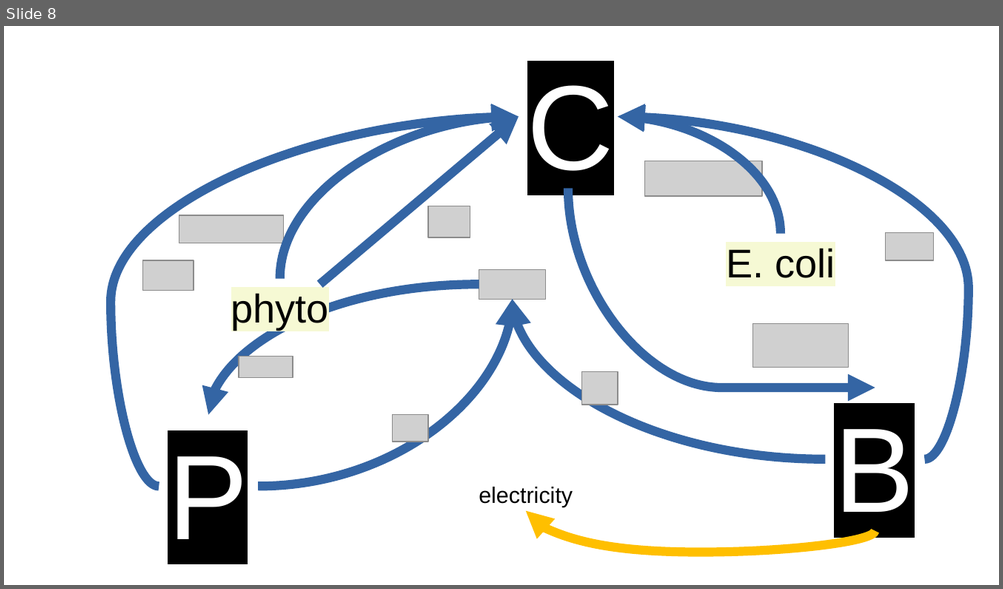
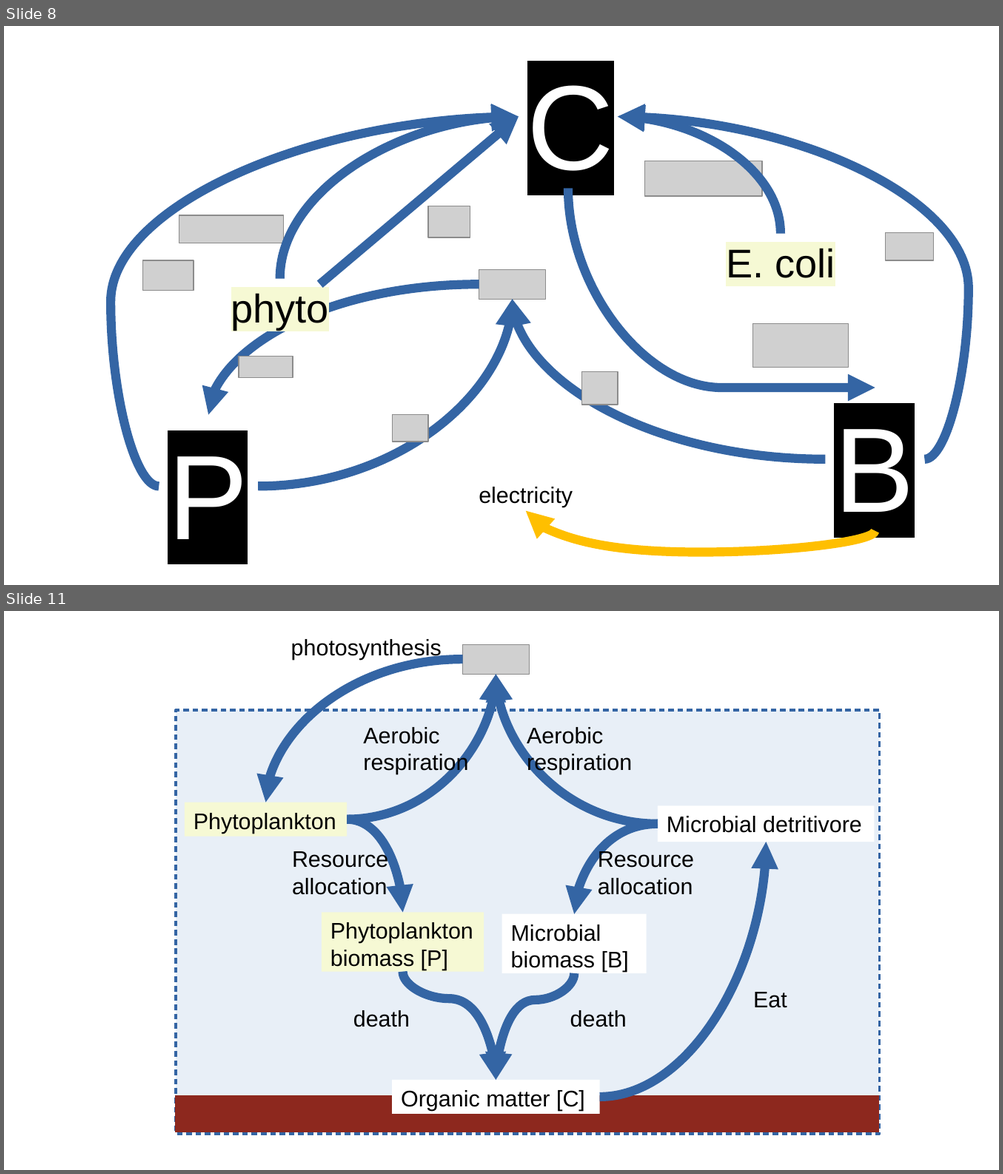
Before and after one commit to ph-u/PhyBac_C-Capture, a slide deck: sandbox/diagrams.odp. Shown one above the other, each under a label of ours: slide 8 before the commit, slides 8 and 11 after it; the slides between them are not shown. The pictures are 1003x589 and 1003x1174 pixels, drawn with LibreOffice and Linux fonts; fonts in the diff are those of the drawing; grey boxes stand for pictures. Boxes give left, top, right and bottom in pixels: in the first picture for what was removed or moved away, otherwise in the second. Text is boxed around its words. In the diff, an @@ line names an element or a change of style, - is before the commit and + after.

```diff
--- a/sandbox/diagrams.odp
+++ b/sandbox/diagrams.odp
@@ slide 11 added at <box>4,611,999,1170</box>, background #FFFFFF @@
@@ text added at <box>291,639,441,660</box>, 18 pt, text #000000 @@
+photosynthesis
@@ picture added at <box>463,644,529,674</box> @@
@@ curved arrow added from (463, 659) to (266, 803), #3465A4 7.2 pt @@
@@ curved arrow added from (347, 820) to (496, 674), #3465A4 7.2 pt @@
@@ curved arrow added from (657, 824) to (496, 674), #3465A4 7.2 pt @@
@@ rectangle added at <box>176,710,879,1134</box>, fill #729FCF at 16% opacity, outline #3465A4 2.3 pt @@
@@ text added at <box>363,727,468,775</box>, 18 pt, text #000000 @@
+Aerobic respiration
@@ text added at <box>526,727,632,775</box>, 18 pt, text #000000 @@
+Aerobic respiration
@@ rectangle added at <box>185,803,347,837</box>, fill #F6F9D4, 18 pt, text #000000 @@
+Phytoplankton
@@ rectangle added at <box>657,806,874,842</box>, fill #FFFFFF, 18 pt, text #000000 @@
+Microbial detritivore
@@ curved arrow added from (347, 820) to (403, 912), #3465A4 7.2 pt @@
@@ curved arrow added from (657, 824) to (575, 914), #3465A4 7.2 pt @@
@@ text added at <box>292,849,388,895</box>, 18 pt, text #000000 @@
+Resource allocation
@@ text added at <box>597,849,694,895</box>, 18 pt, text #000000 @@
+Resource allocation
@@ curved arrow added from (600, 1097) to (765, 842), #3465A4 7.2 pt @@
@@ rectangle added at <box>321,912,484,972</box>, fill #F6F9D4, 18 pt, text #000000 @@
+Phytoplankton biomass [P]
@@ rectangle added at <box>502,914,646,974</box>, fill #FFFFFF, 18 pt, text #000000 @@
+Microbial biomass [B]
@@ curved arrow added from (403, 972) to (496, 1080), #3465A4 7.2 pt @@
@@ curved arrow added from (575, 974) to (496, 1080), #3465A4 7.2 pt @@
@@ text added at <box>753,992,787,1008</box>, 18 pt, text #000000 @@
+Eat
@@ text added at <box>353,1011,410,1028</box>, 18 pt, text #000000 @@
+death
@@ text added at <box>570,1011,626,1028</box>, 18 pt, text #000000 @@
+death
@@ rectangle added at <box>176,1096,879,1133</box>, fill #8D281E, outline #8D281E 0 pt @@
@@ rectangle added at <box>392,1080,600,1115</box>, fill #FFFFFF, 18 pt, text #000000 @@
+Organic matter [C]
```
Also in this commit, not shown: 2 other files.
